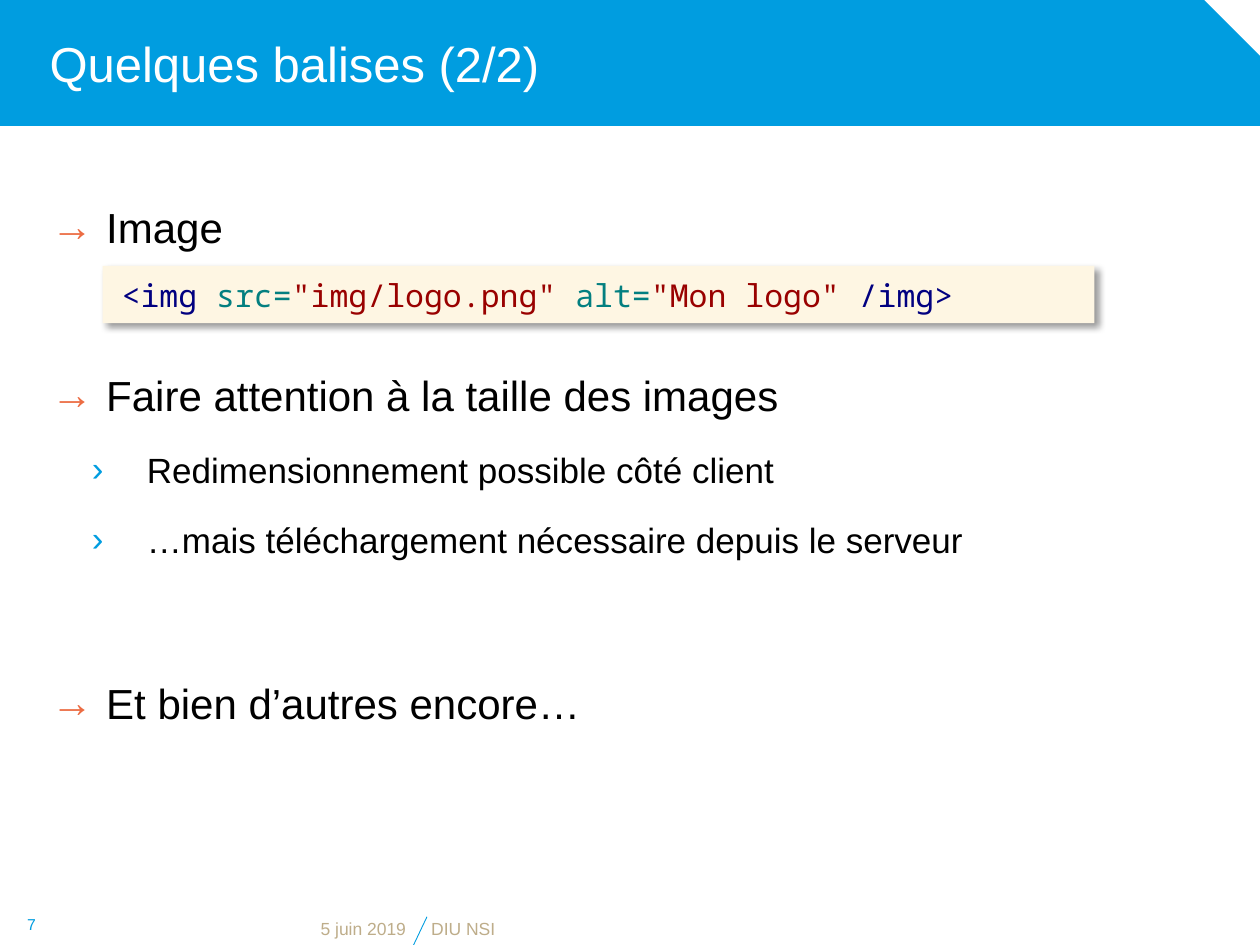
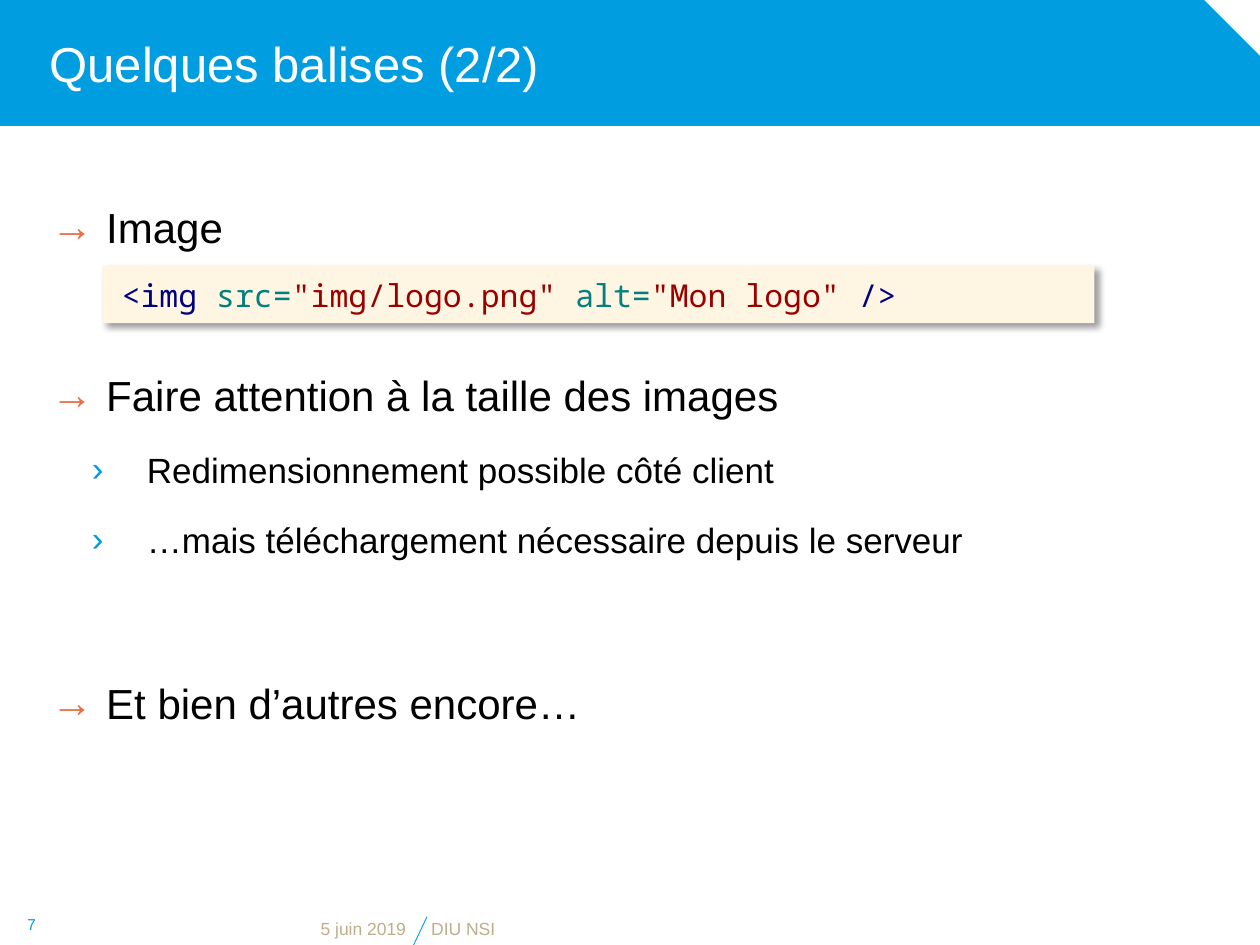
Before and after one commit to diu-uf-bordeaux/bloc1, a slide deck: slide 7 of web/2-HTML/html.pptx. Drawn at 1260x945 pixels with LibreOffice and Linux fonts; fonts in the diff are those of the drawing; background and template pictures are left out. Boxes give left, top, right and bottom in pixels: in the first picture for what was removed or moved away, otherwise in the second. Text is boxed around its words. In the diff, an @@ line names an element or a change of style, - is before the commit and + after.

```diff
--- a/web/2-HTML/html.pptx
+++ b/web/2-HTML/html.pptx
@@ text in rectangle at bbox=[122, 283, 839, 315]: text changed @@
-<img src="img/logo.png" alt="Mon logo" /img>
+<img src="img/logo.png" alt="Mon logo" />
```
Also in this commit, not shown: 5 other slides changed, 1 other file.
